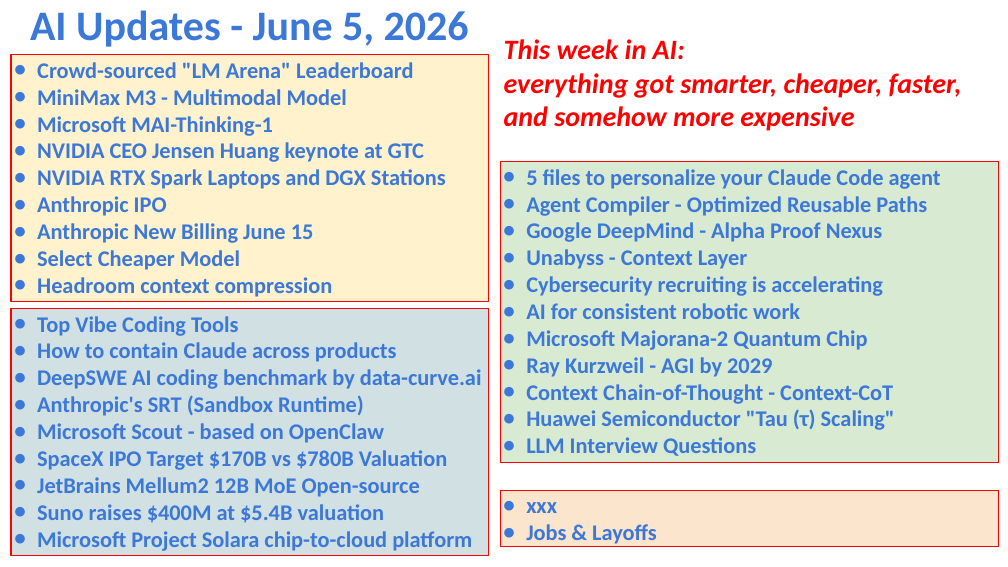
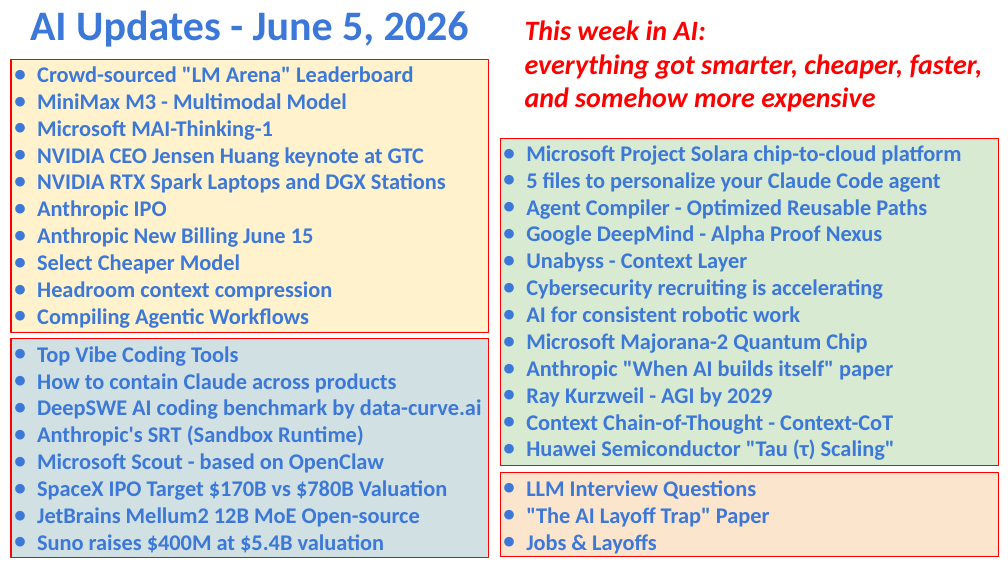
Before and after one commit to lselector/seminar, a slide deck: slide 1 of 2026/2026-06-05-AI-Updates.pptx. Drawn at 1008x567 pixels with LibreOffice and Linux fonts; fonts in the diff are those of the drawing. Boxes give left, top, right and bottom in pixels: in the first picture for what was removed or moved away, otherwise in the second. Text is boxed around its words. In the diff, an @@ line names an element or a change of style, - is before the commit and + after.

```diff
--- a/2026/2026-06-05-AI-Updates.pptx
+++ b/2026/2026-06-05-AI-Updates.pptx
@@ text "This week in AI:": place and size @@
-text "This week in AI:" at [504, 39, 962, 131]
+text "This week in AI:" at [525, 20, 983, 112]
@@ rectangle "Crowd-sourced "LM Arena" Leaderboard": place and size @@
-rectangle "Crowd-sourced "LM Arena" Leaderboard" at [11, 55, 489, 301]
+rectangle "Crowd-sourced "LM Arena" Leaderboard" at [11, 59, 489, 333]
@@ rectangle "Microsoft Project Solara chip-to-cloud platform": place and size @@
-rectangle "Microsoft Project Solara chip-to-cloud platform" at [500, 162, 999, 463]
+rectangle "Microsoft Project Solara chip-to-cloud platform" at [500, 138, 999, 466]
@@ text in rectangle at [526, 145, 961, 165]: paragraph added @@
+● Microsoft Project Solara chip-to-cloud platform
@@ text in rectangle at [37, 308, 309, 328]: paragraph added @@
+● Compiling Agentic Workflows
@@ rectangle "Top Vibe Coding Tools": place and size @@
-rectangle "Top Vibe Coding Tools" at [11, 308, 489, 554]
+rectangle "Top Vibe Coding Tools" at [11, 339, 489, 557]
@@ text in rectangle at [526, 360, 893, 380]: paragraph added @@
+● Anthropic "When AI builds itself" paper
@@ text in rectangle at [526, 437, 756, 456]: paragraph removed @@
-● LLM Interview Questions
@@ rectangle "LLM Interview Questions": place and size @@
-rectangle "LLM Interview Questions" at [500, 490, 999, 546]
+rectangle "LLM Interview Questions" at [500, 473, 999, 556]
@@ text in rectangle at [526, 480, 770, 527]: text changed @@
-● xxx
+● LLM Interview Questions
+● "The AI Layoff Trap" Paper
@@ text in rectangle at [37, 531, 472, 551]: paragraph removed @@
-● Microsoft Project Solara chip-to-cloud platform
```
Also in this commit, not shown: 12 other slides changed, 4 slides added.
